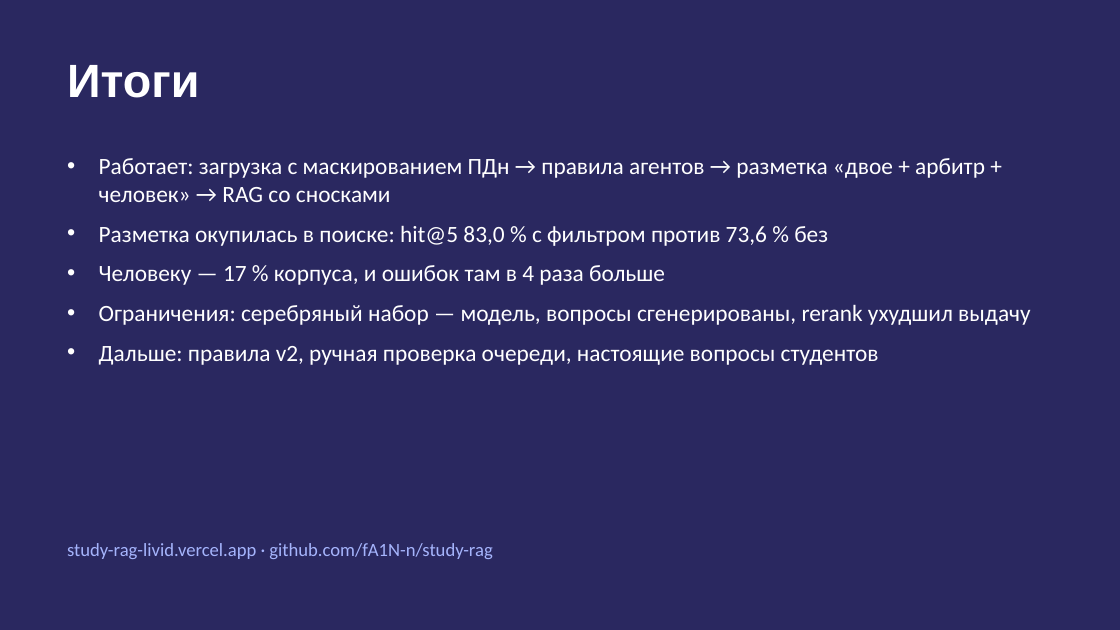
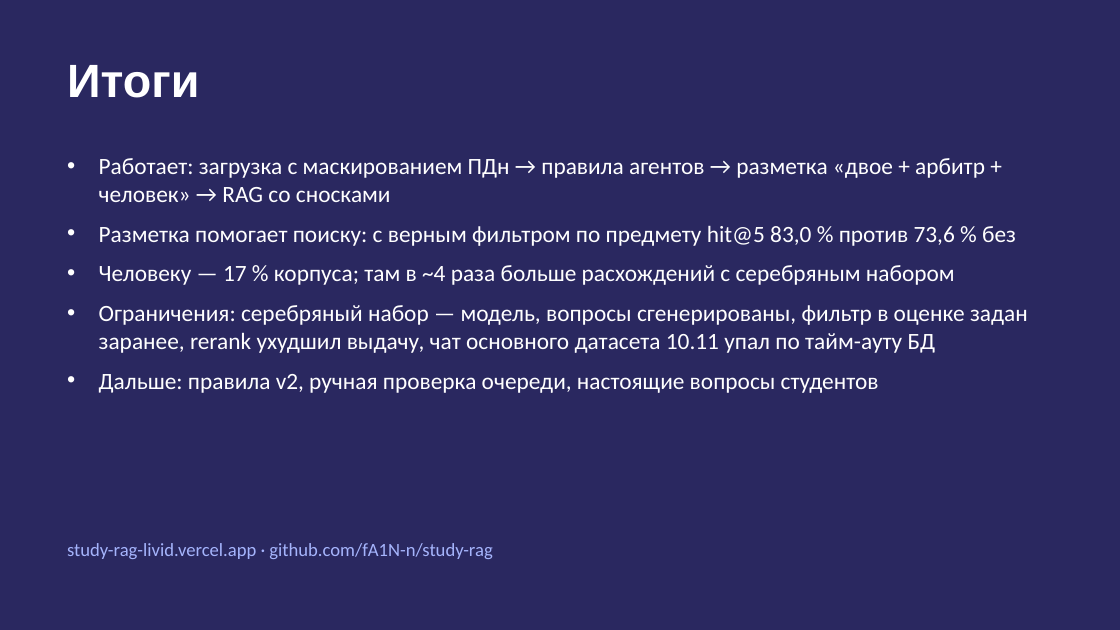
Before and after one commit to fA1N-n/study-rag, a slide deck: slide 10 of docs/report/Study_RAG_защита.pptx. Drawn at 1120x630 pixels with LibreOffice and Linux fonts; fonts in the diff are those of the drawing. Boxes give left, top, right and bottom in pixels: in the first picture for what was removed or moved away, otherwise in the second. Text is boxed around its words. In the diff, an @@ line names an element or a change of style, - is before the commit and + after.

```diff
--- a/docs/report/Study_RAG_защита.pptx
+++ b/docs/report/Study_RAG_защита.pptx
@@ text at (x1=99, y1=225, x2=1028, y2=353): text changed @@
-• Разметка окупилась в поиске: hit@5 83,0 % с фильтром против 73,6 % без
-• Человеку — 17 % корпуса, и ошибок там в 4 раза больше
-• Ограничения: серебряный набор — модель, вопросы сгенерированы, rerank ухудшил выдачу
+• Разметка помогает поиску: с верным фильтром по предмету hit@5 83,0 % против 73,6 % без
+• Человеку — 17 % корпуса; там в ~4 раза больше расхождений с серебряным набором
+• Ограничения: серебряный набор — модель, вопросы сгенерированы, фильтр в оценке задан заранее, rerank ухудшил выдачу, чат основного датасета 10.11 упал по тайм-ауту БД
```
Also in this commit, not shown: 7 other slides changed, 11 other files.
